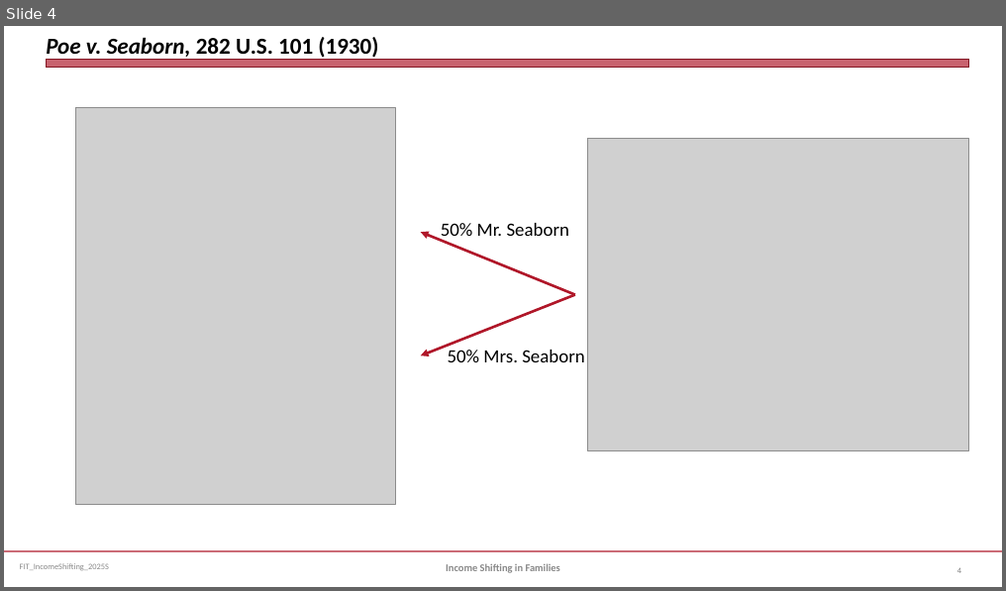
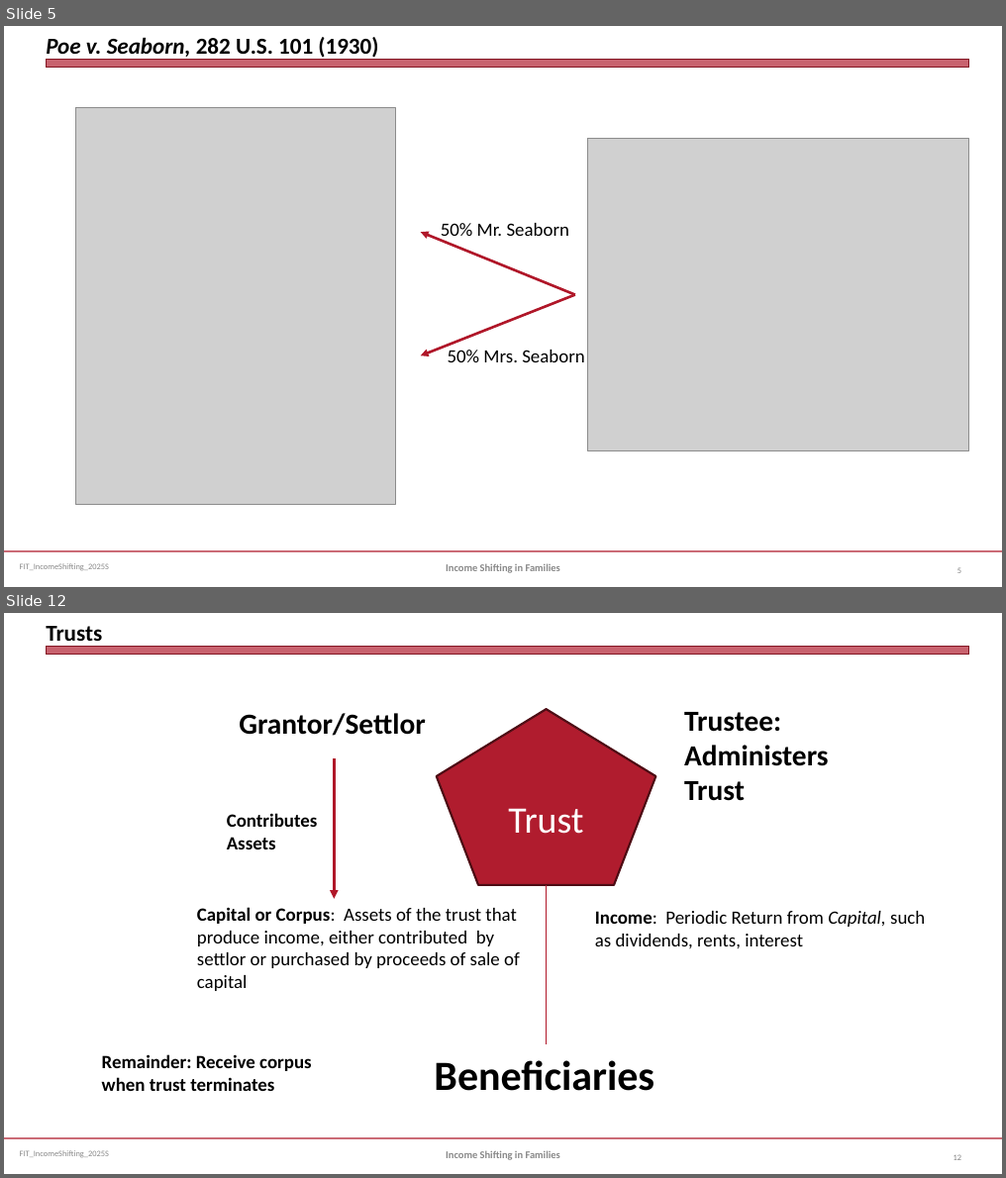
Before and after one commit to jmc877/Fed-Income-Tax, a slide deck: slides/FIT_IncomeShifting_2025S.pptx. Shown one above the other, each under a label of ours: slide 4 before the commit, slides 5 and 12 after it; the slides between them are not shown. The pictures are 1006x591 and 1006x1178 pixels, drawn with LibreOffice and Linux fonts; fonts in the diff are those of the drawing; grey boxes stand for pictures. Boxes give left, top, right and bottom in pixels: in the first picture for what was removed or moved away, otherwise in the second. Text is boxed around its words. In the diff, an @@ line names an element or a change of style, - is before the commit and + after.

```diff
--- a/slides/FIT_IncomeShifting_2025S.pptx
+++ b/slides/FIT_IncomeShifting_2025S.pptx
@@ slide 12 added at bbox=[4, 613, 1002, 1174], background #FFFFFF; not listed: 3 template elements that a slide beside it also shows @@
@@ title added at bbox=[46, 626, 102, 648], 22 pt, text #000000, bold @@
+Trusts
@@ text added at bbox=[239, 713, 425, 736], 28 pt, text #000000, bold @@
+Grantor/Settlor
@@ pentagon added at bbox=[437, 709, 656, 884], fill #B01C2E, outline #4D0C14 2 pt, 36 pt, text #FFFFFF @@
+Trust
@@ text added at bbox=[684, 712, 828, 801], 28 pt, text #000000, bold @@
+Trustee: Administers Trust
@@ elbow arrow added from (334, 759) to (334, 899), #B0182A 2.75 pt @@
@@ text added at bbox=[227, 813, 318, 850], 18 pt, text #000000, bold @@
+Contributes
+Assets
@@ text added at bbox=[197, 907, 520, 991], 18 pt, text #000000 @@
+Capital or Corpus: Assets of the trust that produce income, either contributed by settlor or purchased by proceeds of sale of capital
@@ line added from (546, 885) to (546, 1045), #B0182A 0.75 pt @@
@@ text added at bbox=[595, 911, 925, 949], 18 pt, text #000000 @@
+Income: Periodic Return from Capital, such as dividends, rents, interest
@@ text added at bbox=[102, 1055, 311, 1091], 18 pt, text #000000, bold @@
+Remainder: Receive corpus when trust terminates
@@ text added at bbox=[434, 1060, 654, 1091], 40 pt, text #000000, bold @@
+Beneficiaries
@@ text added at bbox=[446, 1151, 560, 1160], 10 pt, text #898989, bold @@
+Income Shifting in Families
@@ page number added at bbox=[953, 1155, 961, 1160], 8 pt, text #808080 @@
+12
@@ what was slide 4 is now slide 5 @@
```
Also in this commit, not shown: 2 slides changed, 11 other slides added, 3 other files.
